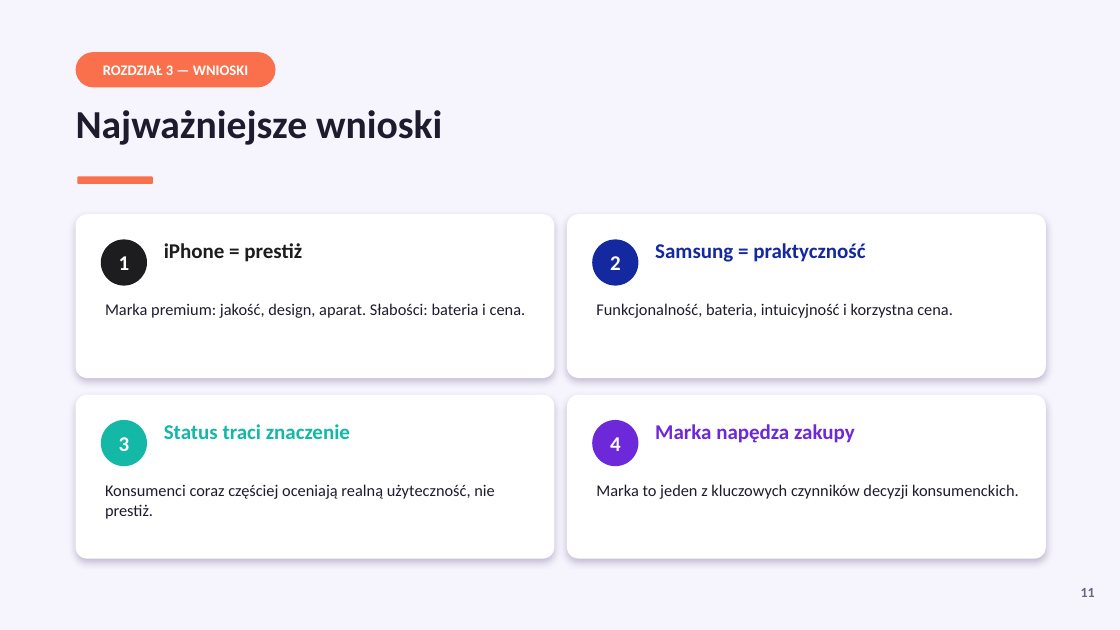
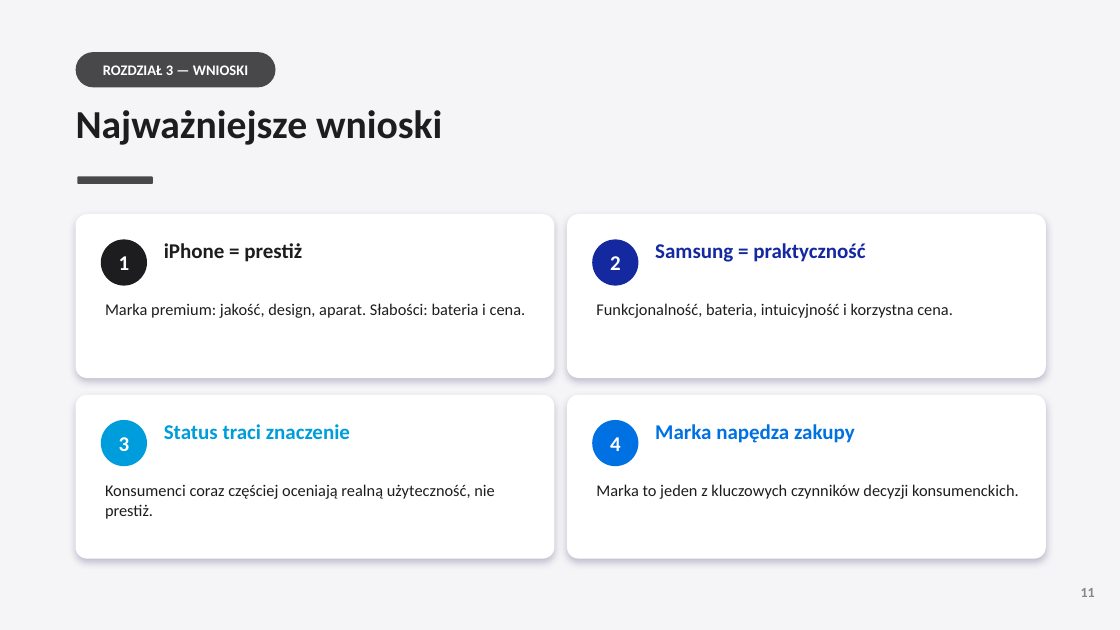
Before and after one commit to mattty1/mattty1, a slide deck: slide 11 of Prezentacja_iPhone_vs_Samsung.pptx. Drawn at 1120x630 pixels with LibreOffice and Linux fonts; fonts in the diff are those of the drawing. Boxes give left, top, right and bottom in pixels: in the first picture for what was removed or moved away, otherwise in the second. Text is boxed around its words. In the diff, an @@ line names an element or a change of style, - is before the commit and + after.

```diff
--- a/Prezentacja_iPhone_vs_Samsung.pptx
+++ b/Prezentacja_iPhone_vs_Samsung.pptx
@@ rectangle at [0, 0, 1120, 630]: fill #F6F4FD to #F5F5F7 @@
@@ rounded rectangle at [76, 52, 276, 87]: fill #FB704C to #48484A @@
@@ rounded rectangle at [77, 176, 153, 184]: fill #FB704C to #48484A @@
@@ text "Status traci znaczenie" at [164, 424, 350, 439]: text colour #14B8A6 to #009DDC @@
@@ text "Marka napędza zakupy" at [655, 424, 855, 443]: text colour #6D28D9 to #0071E3 @@
@@ ellipse at [101, 420, 147, 466]: fill #14B8A6 to #009DDC @@
@@ ellipse at [592, 420, 639, 466]: fill #6D28D9 to #0071E3 @@
@@ text colour #1E1B2E to #1D1D1F in 5 elements at [76, 110, 442, 145], [105, 303, 526, 318], [596, 303, 953, 318], [105, 484, 494, 519], [596, 484, 1019, 499] @@
@@ text "11" at [1081, 588, 1095, 597]: text colour #6B6680 to #86868B @@
```
Also in this commit, not shown: 11 other slides changed, 2 other files.
